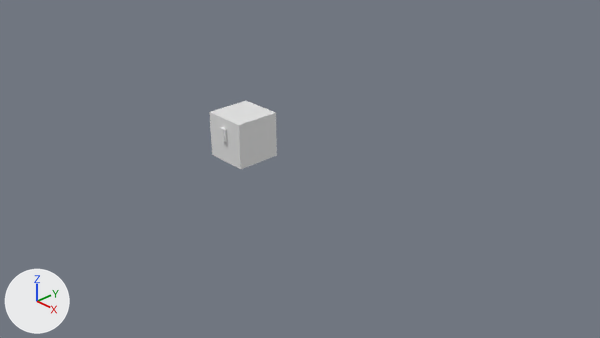
The Blender file src/main/resources/assets/betterstorage/models/block/chest.blend, before and after one commit.
The view is the same before and after, from the file's camera 'Camera'. Every picture has the same lights, and +X, +Y and +Z are marked at lower left. The same objects are shown in both versions, whatever each file hides. Materials are left out; every surface is plain grey.

Script lines for the objects in view, before the commit:
```python
me_chest_item = bpy.data.meshes.new('chest.item')
me_chest_item.from_pydata(...)  # 24 vertices, 19 faces; spans x -0.938..-0.062, y 0.0..0.938, z 0.0..0.875
me_chest_item.materials.append(mat_chest)
ob_chest_item = bpy.data.objects.new('chest.item', me_chest_item)
ob_chest_item.location = (-1.0, 0.0, 0.0)
```
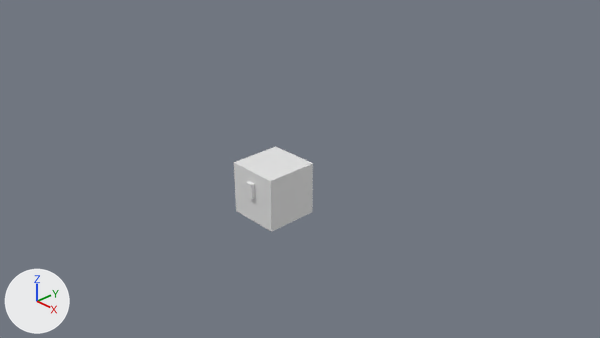
What differs and where, as boxes (x1, y1, x2, y2) in the pictures (600 x 338 px; the box of a moved part takes in the faces that stretch with it):
```json
{"object": "chest.item", "change": "reshaped, moved", "before": [209, 101, 277, 169], "after": [234, 147, 313, 232], "on screen": "16% wider, 25% taller"}
{"part": 1, "of": "me_chest_item", "change": "moved or reshaped", "before": [220, 127, 227, 142], "after": [246, 181, 255, 199]}
{"part": 2, "of": "me_chest_item", "change": "added", "after": [234, 147, 313, 232]}
{"part": 3, "of": "me_chest_item", "change": "deleted", "before": [209, 101, 277, 169]}
```

Scene script edits in JSON lines:
```json
{"block": "me_chest_item", "where": "# used by ob_chest_item; location = (-1.0, 0.0, 0.0)"}
{"op": "remove", "block": "me_chest_item", "code": "me_chest_item.from_pydata(...)  # 24 vertices, 19 faces; spans x -0.938..-0.062, y 0.0..0.938, z 0.0..0.875"}
{"op": "add", "block": "me_chest_item", "code": "me_chest_item.from_pydata(...)  # 240 vertices, 235 faces; spans x 0.062..0.938, y -1.0..-0.062, z 0.0..0.875"}
{"block": "me_chest_item", "change": "me_chest_item part 1: the loose piece of 8 vertices spanning x -0.562..-0.438, y 0.0..0.062, z 0.438..0.688 is moved by (1.0, -1.0, 0.0)"}
{"block": "me_chest_item", "change": "me_chest_item part 2: a new loose piece of 232 vertices spanning x 0.062..0.938, y -0.938..-0.062, z 0.0..0.875"}
{"block": "me_chest_item", "change": "me_chest_item part 3: the loose piece of 16 vertices spanning x -0.938..-0.062, y 0.062..0.938, z 0.0..0.875 is deleted"}
{"op": "set", "path": "ob_chest_item.location", "old": "(-1.0, 0.0, 0.0)", "new": "(0.0, 0.0, 0.0)"}
```
